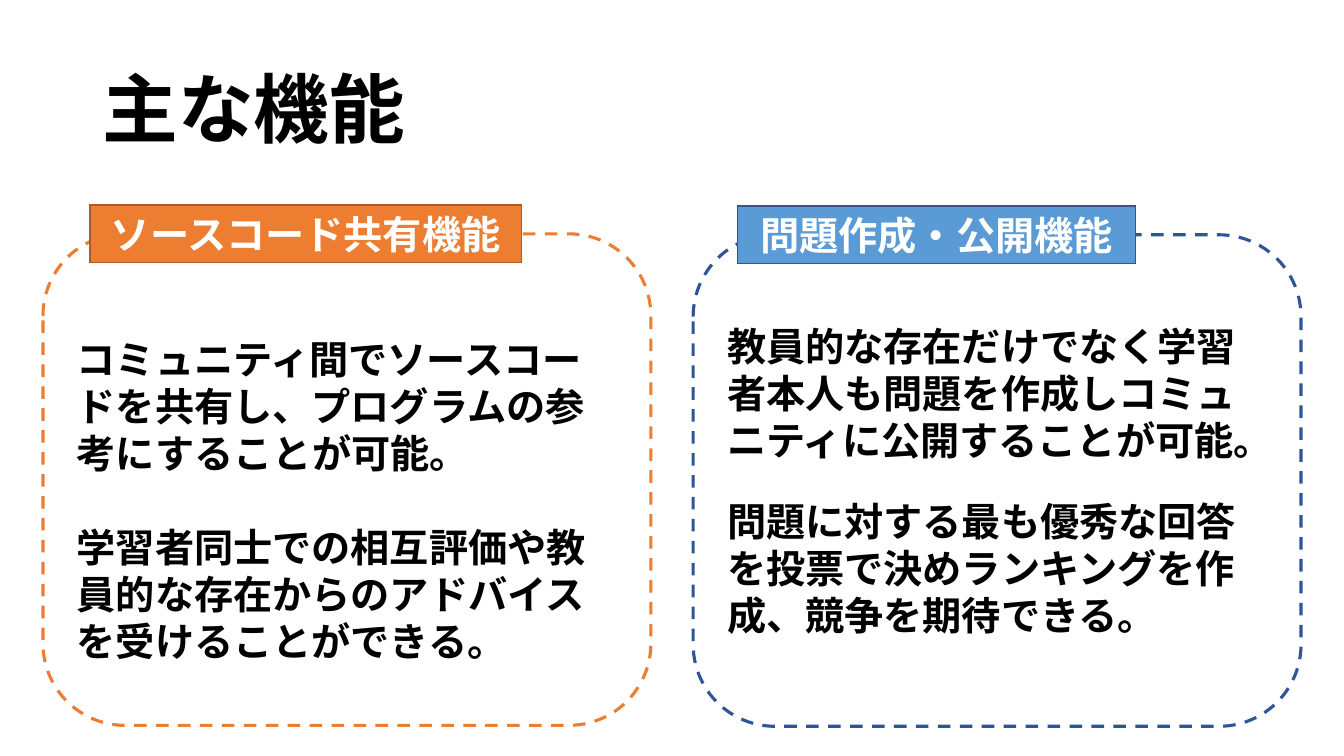
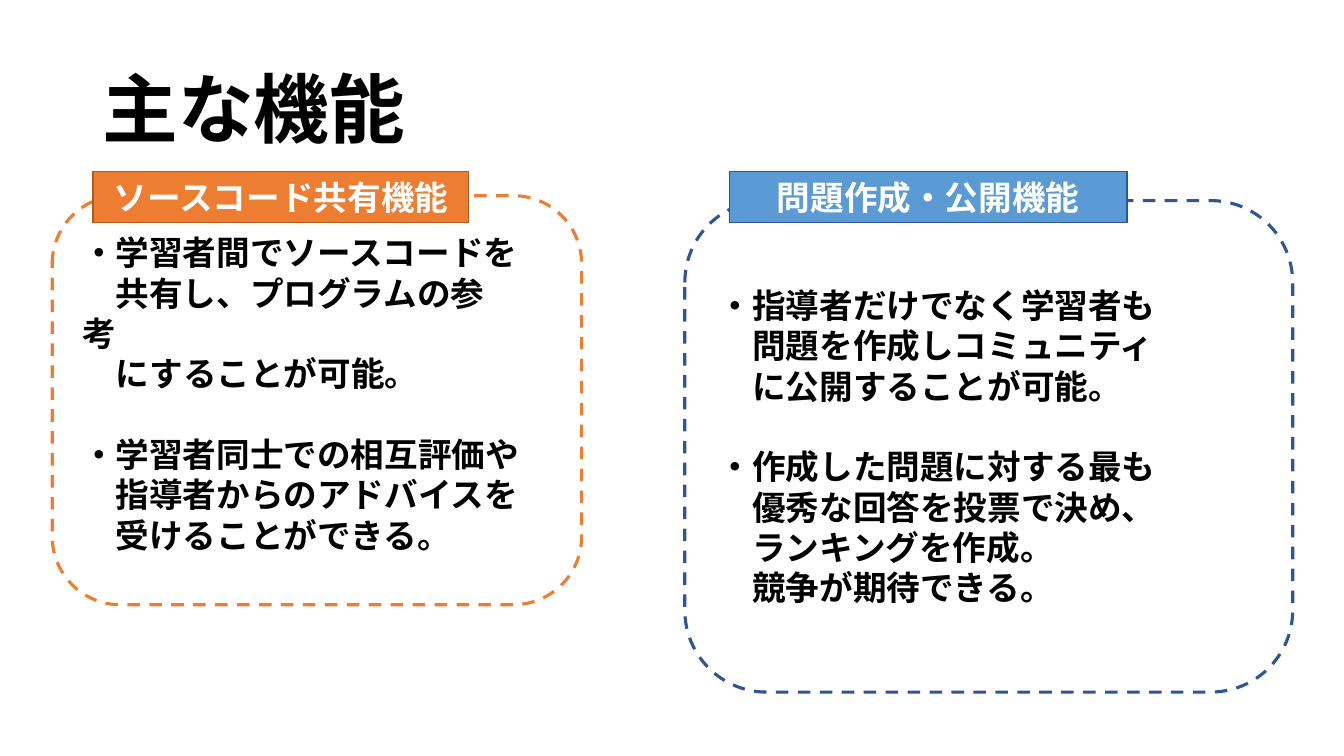
Before and after one commit to Silvestris00/SystemDesign2, a slide deck: slide 6 of Documents/05_PresenYoshidaLAB.pptx. Drawn at 1344x756 pixels with LibreOffice and Linux fonts; fonts in the diff are those of the drawing. Boxes give left, top, right and bottom in pixels: in the first picture for what was removed or moved away, otherwise in the second. Text is boxed around its words. In the diff, an @@ line names an element or a change of style, - is before the commit and + after.

```diff
--- a/Documents/05_PresenYoshidaLAB.pptx
+++ b/Documents/05_PresenYoshidaLAB.pptx
@@ rectangle "ソースコード共有機能" at (93, 171, 469, 222): size 28 to 24 pt @@
@@ rectangle "ソースコード共有機能": place and size @@
-rectangle "ソースコード共有機能" at (90, 205, 521, 262)
+rectangle "ソースコード共有機能" at (93, 171, 469, 222)
@@ rectangle "問題作成・公開機能": place and size @@
-rectangle "問題作成・公開機能" at (738, 206, 1135, 263)
+rectangle "問題作成・公開機能" at (730, 171, 1127, 222)
@@ rectangle "問題作成・公開機能" at (730, 171, 1127, 222): size 28 to 24 pt @@
@@ rounded rectangle "・学習者間でソースコードを": place and size @@
-rounded rectangle "・学習者間でソースコードを" at (43, 234, 651, 726)
+rounded rectangle "・学習者間でソースコードを" at (52, 196, 582, 605)
@@ rounded rectangle "・指導者だけでなく学習者も": place and size @@
-rounded rectangle "・指導者だけでなく学習者も" at (694, 235, 1302, 727)
+rounded rectangle "・指導者だけでなく学習者も" at (685, 201, 1293, 693)
@@ text in rounded rectangle at (82, 236, 519, 551): text changed; size 28 to 24 pt @@
-コミュニティ間でソースコードを共有し、プログラムの参考にすることが可能。
-学習者同士での相互評価や教員的な存在からのアドバイスを受けることができる。
+・学習者間でソースコードを
+共有し、プログラムの参考
+にすることが可能。
+・学習者同士での相互評価や
+指導者からのアドバイスを
+受けることができる。
@@ text in rounded rectangle at (719, 289, 1156, 603): text changed; size 28 to 24 pt @@
-教員的な存在だけでなく学習者本人も問題を作成しコミュニティに公開することが可能。
-問題に対する最も優秀な回答を投票で決めランキングを作成、競争を期待できる。
+・指導者だけでなく学習者も
+問題を作成しコミュニティ
+に公開することが可能。
+・作成した問題に対する最も
+優秀な回答を投票で決め、
+ランキングを作成。
+競争が期待できる。
```
Also in this commit, not shown: 5 other slides changed, 1 slide added, 1 slide removed, 1 other file.
